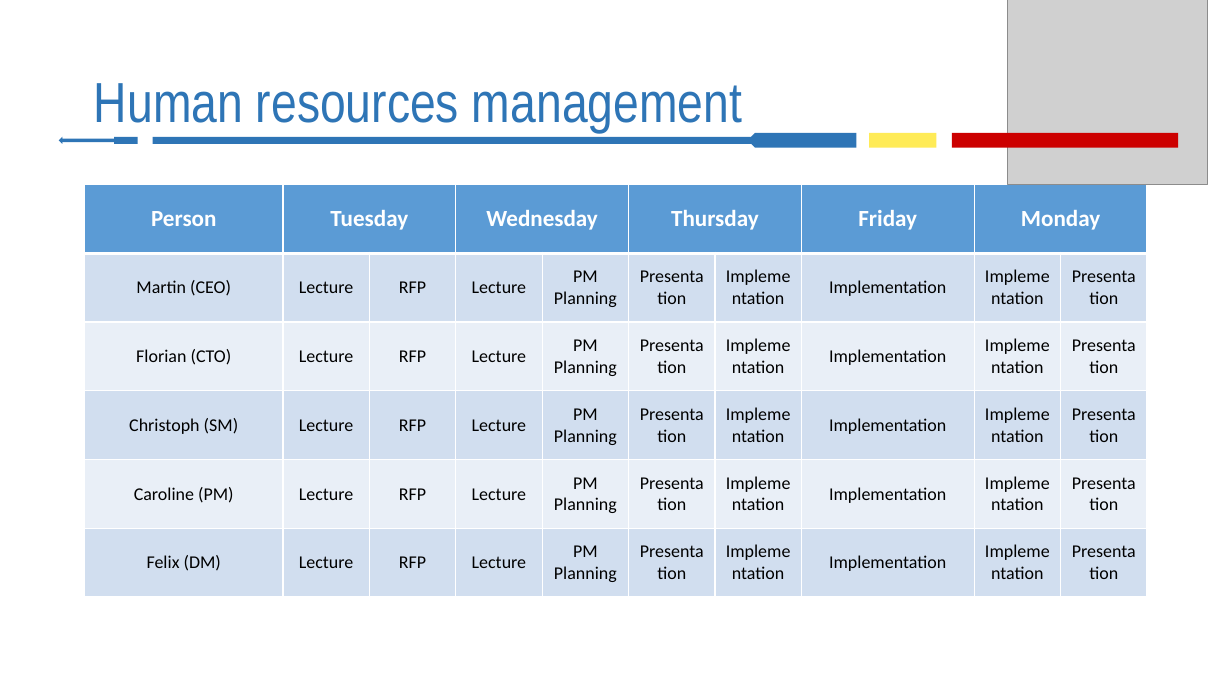
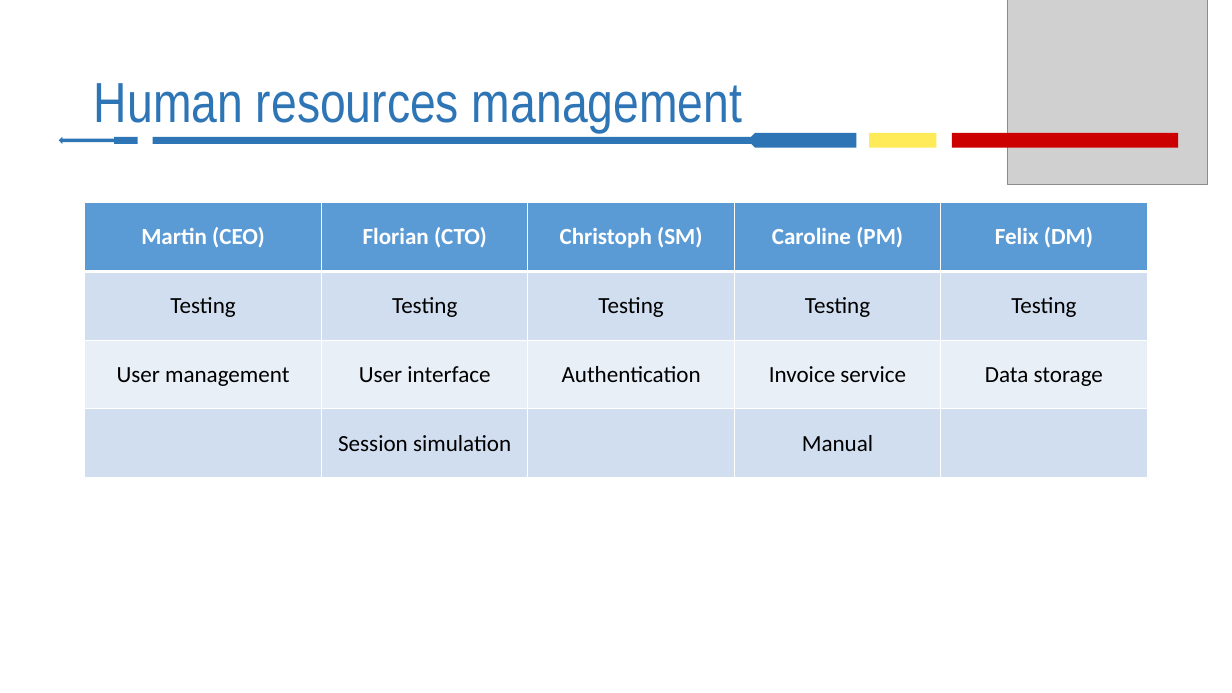
Before and after one commit to Riesenmumpitz/crap-sms, a slide deck: slide 1 of Documents/CRAP_human-resources-management.pptx. Drawn at 1232x693 pixels with LibreOffice and Linux fonts; fonts in the diff are those of the drawing; grey boxes stand for pictures. Boxes give left, top, right and bottom in pixels: in the first picture for what was removed or moved away, otherwise in the second. Text is boxed around its words. In the diff, an @@ line names an element or a change of style, - is before the commit and + after.

Commit message:
Add files via upload
update version

```diff
--- a/Documents/CRAP_human-resources-management.pptx
+++ b/Documents/CRAP_human-resources-management.pptx
@@ table at bbox=[85, 202, 1146, 478] @@
-Person | Tuesday |  | Wednesday |  | Thursday |  | Friday | Monday | 
-Martin (CEO) | Lecture | RFP | Lecture | PM Planning | Presentation | Implementation | Implementation | Implementation | Presentation
-Florian (CTO) | Lecture | RFP | Lecture | PM Planning | Presentation | Implementation | Implementation | Implementation | Presentation
-Christoph (SM) | Lecture | RFP | Lecture | PM Planning | Presentation | Implementation | Implementation | Implementation | Presentation
-Caroline (PM) | Lecture | RFP | Lecture | PM Planning | Presentation | Implementation | Implementation | Implementation | Presentation
-Felix (DM) | Lecture | RFP | Lecture | PM Planning | Presentation | Implementation | Implementation | Implementation | Presentation
+Martin (CEO) | Florian (CTO) | Christoph (SM) | Caroline (PM) | Felix (DM)
+Testing | Testing | Testing | Testing | Testing
+User management | User interface | Authentication | Invoice service | Data storage
+ | Session simulation |  | Manual | 
@@ table: place and size @@
-table at bbox=[85, 185, 1152, 598]
+table at bbox=[85, 202, 1146, 478]
```
